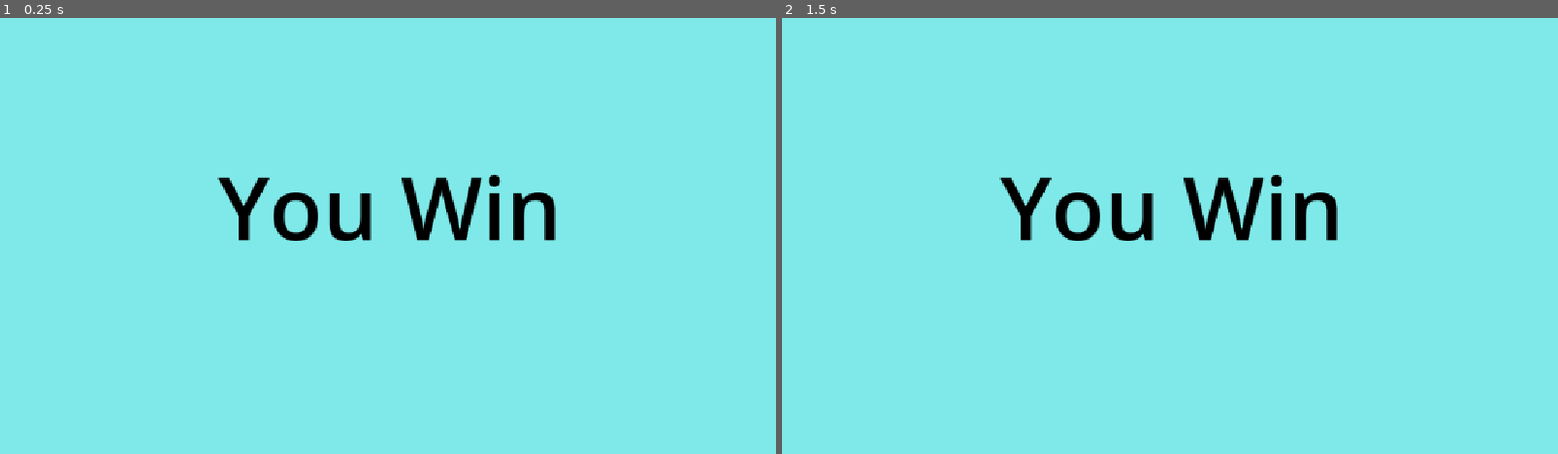
Above: before the commit, frames 1-2 (left to right).
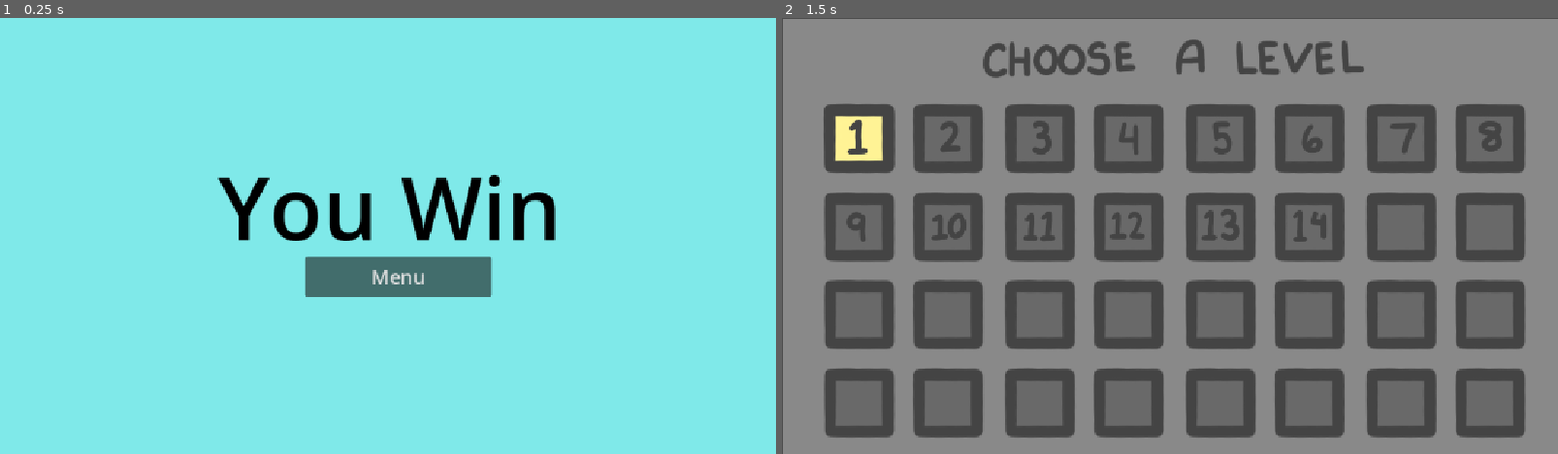
Above: after the commit, the same moments.

Repository: sahananarahari/escape-game
Game: Godot game, scene res://scenes/you_win.tscn
The game is run twice, just before and just after one commit, with the same random seed, the same clock (stepped at 60 frames per second) and the same inputs. This scene is started directly instead of the project's main scene.
Inputs (mouse positions are in pixels of both pictures, inside the frame that each line leads up to):
- Up to frame 1 (0.25 s): no input
- Up to frame 2 (1.5 s): click (1177, 275) at 0.5 s, where only the run after the commit has a clickable "Menu"; click (859, 135) at 1.27 s

The runs differ from the first frame. In frame 1, 2.3% of the frame differs, in the area x 39-64%, y 54-64%; in frame 2, 100%, in the area x 0-100%, y 0-100%.

Commit message:
added a menu button to win screen that transports to level selector

Diff:
--- /dev/null
+++ b/scenes/level_manager.tscn
@@ -0,0 +1,31 @@
+[gd_scene format=3 uid="uid://bg40xm505e3g3"]
+
+[ext_resource type="Texture2D" uid="uid://drh7ckrnkn7iv" path="res://assets/levelselect_bg.PNG" id="1_5eglo"]
+[ext_resource type="Texture2D" uid="uid://c08pthdtp6sux" path="res://assets/levelselect_text.PNG" id="2_lbe5n"]
+[ext_resource type="Texture2D" uid="uid://dl7ir1k5jtpid" path="res://assets/levelopen_normal.PNG" id="4_kfnik"]
+
+[node name="level_manager" type="Node2D" unique_id=362055573]
+
+[node name="background" type="Sprite2D" parent="." unique_id=61482184]
+z_index = -5
+position = Vector2(579.80005, 332.75)
+scale = Vector2(1.1273439, 1.1041667)
+texture = ExtResource("1_5eglo")
+
+[node name="text" type="Sprite2D" parent="." unique_id=391608750]
+z_index = 5
+position = Vector2(581.56, 331.50003)
+scale = Vector2(1.13, 1.1016668)
+texture = ExtResource("2_lbe5n")
+
+[node name="level_buttons" type="Node2D" parent="." unique_id=1834382088]
+
+[node name="level_1" type="Node2D" parent="level_buttons" unique_id=1878546761]
+
+[node name="level_1_open" type="TextureButton" parent="level_buttons/level_1" unique_id=808857807]
+offset_left = 57.000004
+offset_top = 122.0
+offset_right = 158.0
+offset_bottom = 224.0
+scale = Vector2(1.1417083, 1.0848274)
+texture_normal = ExtResource("4_kfnik")
--- a/scenes/you_win.tscn
+++ b/scenes/you_win.tscn
@@ -1,8 +1,12 @@
 [gd_scene format=3 uid="uid://clvb26iniodmy"]
 
+[ext_resource type="Script" uid="uid://c7j6kptgvix6y" path="res://scripts/menu_transport.gd" id="1_iblaa"]
+
 [node name="you_win" type="CanvasLayer" unique_id=177334241]
+script = ExtResource("1_iblaa")
 
 [node name="ColorRect" type="ColorRect" parent="." unique_id=2037321818]
+z_index = -5
 anchors_preset = 8
 anchor_left = 0.5
 anchor_top = 0.5
@@ -29,3 +33,13 @@
 theme_override_colors/font_color = Color(0, 0, 0, 1)
 theme_override_font_sizes/font_size = 129
 text = "You Win"
+
+[node name="menu_button" type="Button" parent="." unique_id=1478574283]
+offset_left = 453.0
+offset_top = 355.0
+offset_right = 730.0
+offset_bottom = 414.0
+theme_override_font_sizes/font_size = 29
+text = "Menu"
+
+[connection signal="pressed" from="menu_button" to="." method="_on_menu_button_pressed"]
--- /dev/null
+++ b/scripts/menu_transport.gd
@@ -0,0 +1,15 @@
+extends CanvasLayer
+
+
+# Called when the node enters the scene tree for the first time.
+func _ready() -> void:
+	pass # Replace with function body.
+
+
+# Called every frame. 'delta' is the elapsed time since the previous frame.
+func _process(delta: float) -> void:
+	pass
+
+
+func _on_menu_button_pressed() -> void:
+	get_tree().change_scene_to_file("res://scenes/level_manager.tscn")
Binary file added: assets/levelcomplete_hover.PNG
Not shown, added: assets/levelcomplete_hover.PNG.import
Binary file added: assets/levelcomplete_normal.PNG
Not shown, added: assets/levelcomplete_normal.PNG.import
Binary file added: assets/levelopen_hover.PNG
Not shown, added: assets/levelopen_hover.PNG.import
Binary file added: assets/levelopen_normal.PNG
Not shown, added: assets/levelopen_normal.PNG.import
Binary file added: assets/levelselect_bg.PNG
Not shown, added: assets/levelselect_bg.PNG.import
Binary file added: assets/levelselect_text.PNG
Not shown, added: assets/levelselect_text.PNG.import
(and 1 more such lines)
